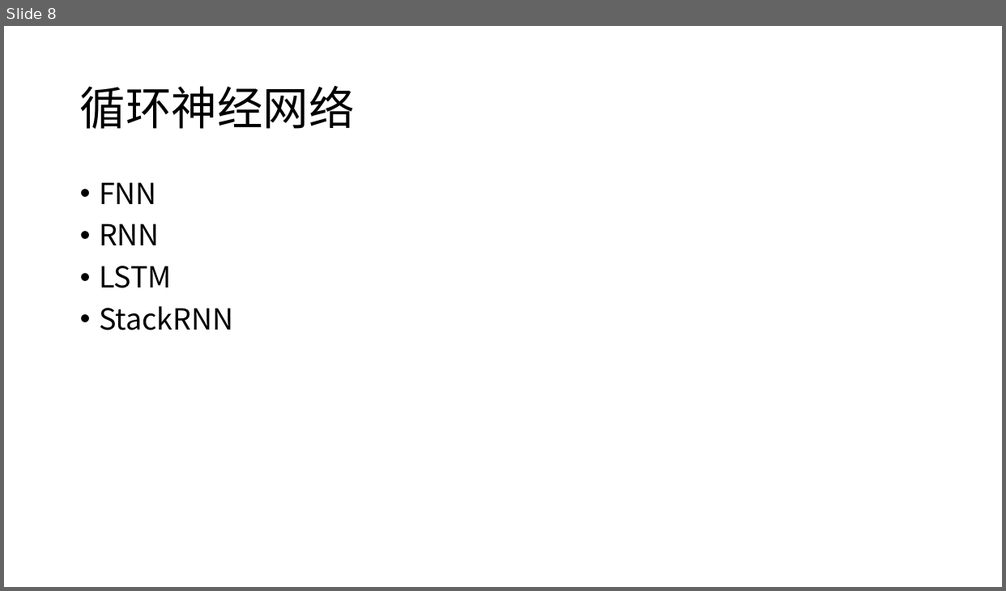
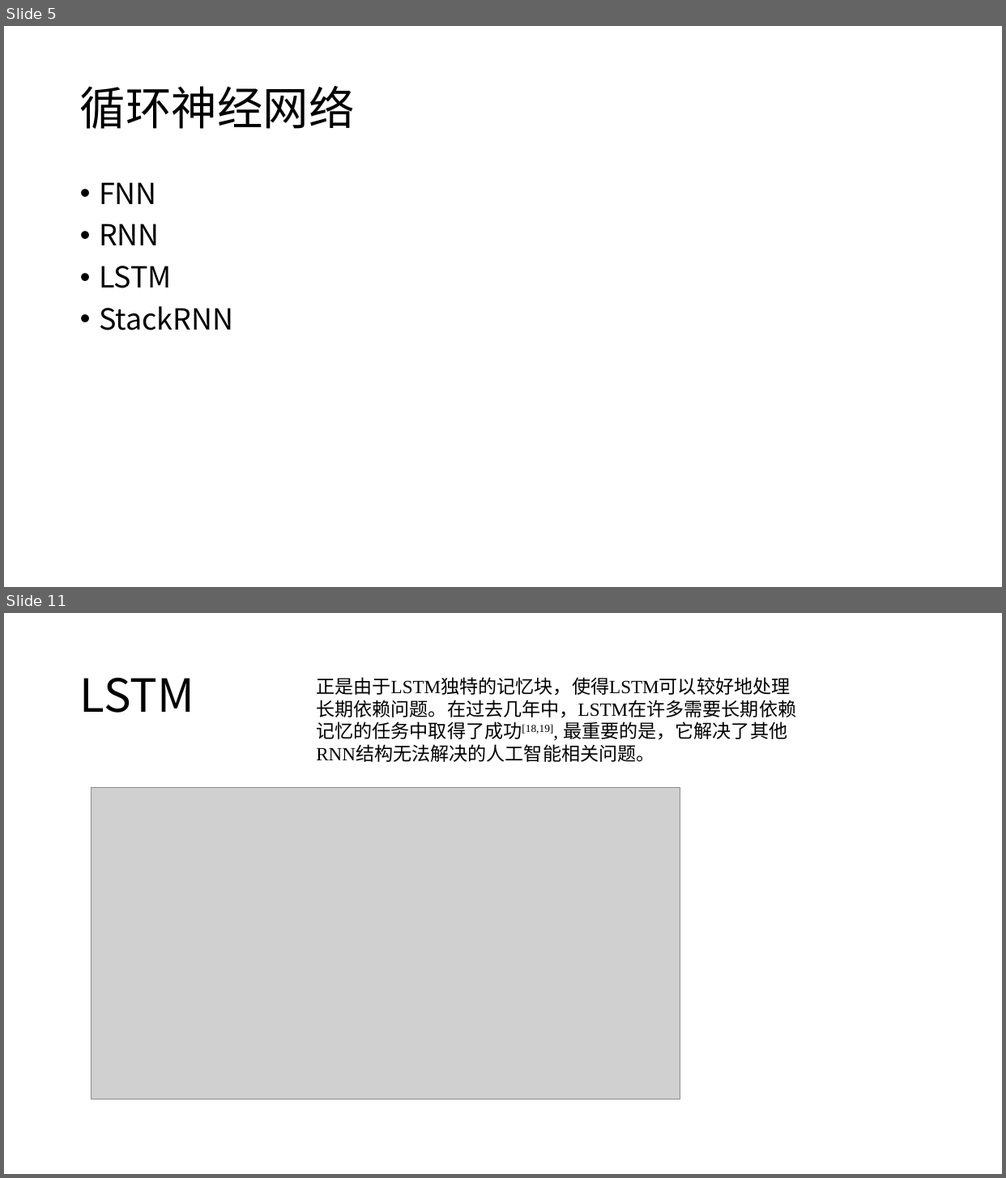
Before and after one commit to sfzhou5678/lstm, a slide deck: 毕业答辩.pptx. Shown one above the other, each under a label of ours: slide 8 before the commit, slides 5 and 11 after it; the slides between them are not shown. The pictures are 1006x591 and 1006x1178 pixels, drawn with LibreOffice and Linux fonts; fonts in the diff are those of the drawing; grey boxes stand for pictures. Boxes give left, top, right and bottom in pixels: in the first picture for what was removed or moved away, otherwise in the second. Text is boxed around its words. In the diff, an @@ line names an element or a change of style, - is before the commit and + after.

```diff
--- a/毕业答辩.pptx
+++ b/毕业答辩.pptx
@@ slide 11 added at (4, 613, 1002, 1174), background #FFFFFF @@
@@ title added at (80, 678, 194, 713), 44 pt, text #000000 @@
+LSTM
@@ text added at (316, 677, 796, 762), 18 pt, text #000000 @@
+正是由于LSTM独特的记忆块，使得LSTM可以较好地处理长期依赖问题。在过去几年中，LSTM在许多需要长期依赖记忆的任务中取得了成功[18,19], 最重要的是，它解决了其他RNN结构无法解决的人工智能相关问题。
@@ picture added at (91, 787, 680, 1100) @@
@@ what was slide 8 is now slide 5 @@
```
Also in this commit, not shown: 6 slides changed, 19 other slides added, 5 slides removed, 1 other file.
